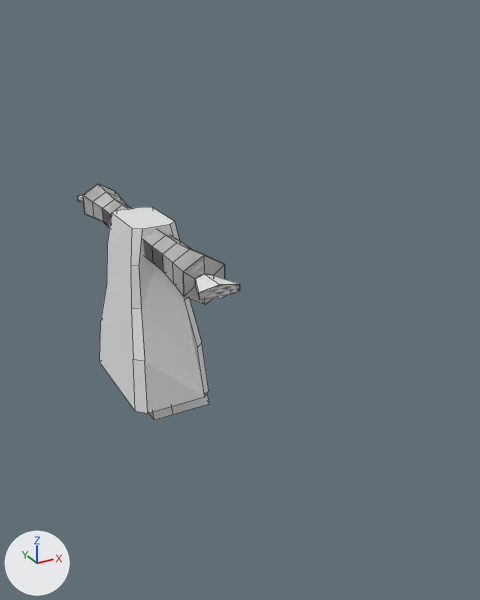
Before and after pictures for a commit that changed the Blender file Untitled.blend.
Camera for both pictures: a camera (50 mm lens) standing at (-2.66, -7.22, 3.26) and looking at (0.47, -1.54, 0.42). Lighting does not change. The marker at lower left points along +X, +Y and +Z. Mesh edges are drawn as thin lines.

The scene before the commit, as lines of its bpy script (objects in view):
```python
me_circle_001 = bpy.data.meshes.new('Circle.001')
me_circle_001.from_pydata(...)  # 42 vertices, 37 faces; spans x -1.17..1.17, y -5.33..-2.64, z 1.72..10.15
me_cube_001 = bpy.data.meshes.new('Cube.001')
me_cube_001.from_pydata(...)  # 40 vertices, 21 faces; spans x -0.76..0.76, y -1.13..1.13, z -1.16..1.0
ob_circle_001 = bpy.data.objects.new('Circle.001', me_circle_001)
ob_circle_001.location = (0.0, 0.0, 0.0)
ob_circle_001.rotation_euler = (-1.571, 0.0, 0.0)  # degrees (-90, 0, 0)
ob_circle_001.scale = (0.196, 0.196, 0.196)
_m = ob_circle_001.modifiers.new('Mirror', 'MIRROR')
_m.use_axis = (True, False, True)
ob_cube = bpy.data.objects.new('Cube', me_cube_001)
ob_cube.location = (0.0, 0.0, 0.0)
ob_cube.scale = (0.645, 0.704, 1.0)
```
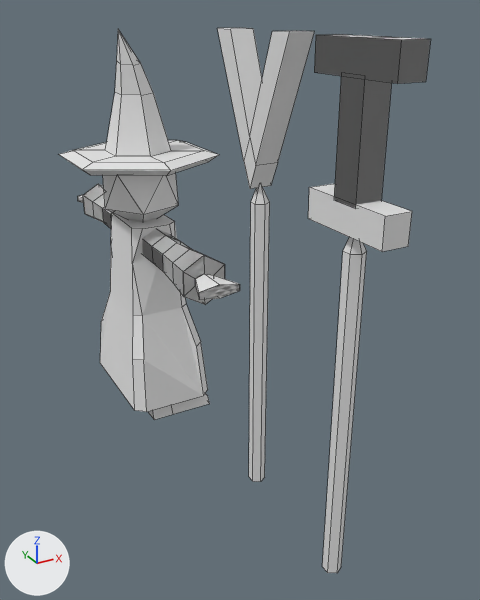
Location of each change, [x1, y1, x2, y2] in pixels of the pictures (480 x 600 px; the box of a moved part takes in the faces that stretch with it):
'I mode', added: after [308, 34, 430, 573]
'Cube', reshaped: before [100, 207, 209, 413]; after [100, 213, 208, 412]
'V mode', added: after [218, 28, 315, 482]
'Circle', added: after [59, 30, 218, 176]
'Icosphere', added: after [103, 173, 179, 222]
part 1 of me_cube_001, moved or reshaped: before [100, 213, 209, 413]; after [100, 214, 208, 412]

Edits to the bpy script that builds the scene:
```text
Change me_cube_001:
    used by ob_cube; location = (0.0, 0.0, 0.0); scale = (0.645, 0.704, 1.0)
    remove me_cube_001.from_pydata(...)  # 40 vertices, 21 faces; spans x -0.76..0.76, y -1.13..1.13, z -1.16..1.0
    add me_cube_001.from_pydata(...)  # 36 vertices, 21 faces; spans x -0.76..0.76, y -1.08..1.08, z -1.16..1.0
    me_cube_001 part 1
    32 vertices are removed from x -0.76..0.76, y -1.13..1.13, z -1.16..0.59
    20 faces are deleted
    28 vertices are added at x -0.76..0.76, y -1.08..1.08, z -1.16..0.59
    20 new faces join them
Add me_icosphere:
    me_icosphere.from_pydata(...)  # an icosphere of 20 faces spanning x -0.34..0.34, y -0.323..0.323, z -0.38..0.38
Add me_circle_003:
    me_circle_003.from_pydata(...)  # 37 vertices, 37 faces; spans x -0.87..0.87, y -1.0..1.0, z -0.16..1.63
Add me_cylinder_002:
    me_cylinder_002.from_pydata(...)  # 34 vertices, 28 faces; spans x -2.4..2.4, y -12.6..12.7, z -11.1..86.2
Add me_cylinder_001:
    me_cylinder_001.from_pydata(...)  # 59 vertices, 44 faces; spans x -2.7..2.2, y -9.4..9.4, z -11.1..86.5
Add ob_icosphere:
    ob_icosphere = bpy.data.objects.new('Icosphere', me_icosphere)
    ob_icosphere.location = (0.0, 0.0, 1.38)
    ob_icosphere.scale = (1.3, 1.3, 1.3)
Add ob_circle:
    ob_circle = bpy.data.objects.new('Circle', me_circle_003)
    ob_circle.location = (0.0, 0.0, 1.78)
    ob_circle.scale = (0.917, 0.917, 0.788)
Add ob_v_mode:
    ob_v_mode = bpy.data.objects.new('V mode', me_cylinder_002)
    ob_v_mode.location = (0.23, -2.34, -0.75)
    ob_v_mode.scale = (0.0448, 0.0448, 0.0448)
Add ob_i_mode:
    ob_i_mode = bpy.data.objects.new('I mode', me_cylinder_001)
    ob_i_mode.location = (0.21, -3.7, -0.78)
    ob_i_mode.scale = (0.0448, 0.0448, 0.0448)
```
